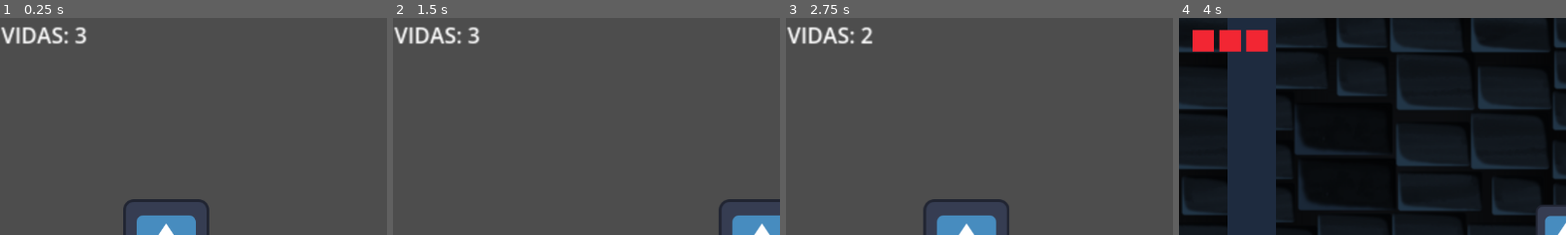
Above: before the commit, frames 1-4 (left to right).
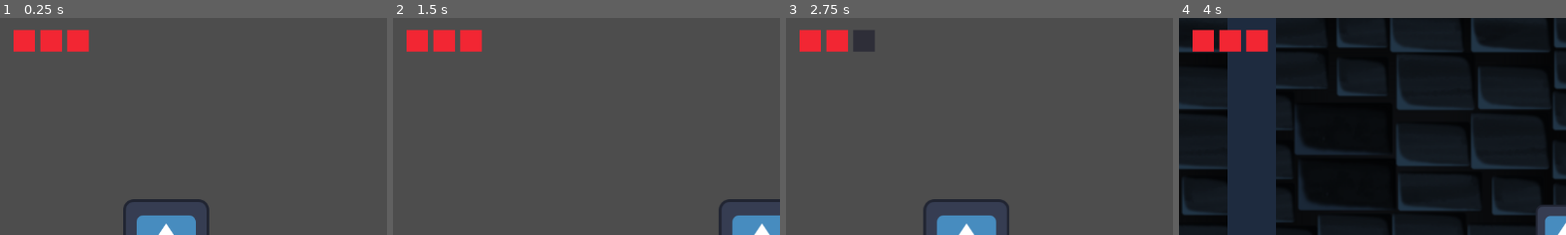
Above: after the commit, the same moments.

Repository: FelipeMessias2/SpaceKnight
Game: Godot game, scene res://cenaP.tscn
The game is run twice, just before and just after one commit, with the same random seed, the same clock (stepped at 60 frames per second) and the same inputs. The engine's default icon, where the game draws it, is replaced by a stand-in: a white triangle on a blue panel in a dark square.
Inputs:
- Up to frame 1 (0.25 s): no input
- Up to frame 2 (1.5 s): tap Enter (ui_accept) at 0.5, 0.77 s; hold Right (Direita) from 0.53 s (still down)
- Up to frame 3 (2.75 s): tap Enter (ui_accept) at 1.52, 2 s; release Right (Direita) at 2.03 s; hold A (Esquerda) from 2.03 s (still down)
- Up to frame 4 (4 s): release A (Esquerda) at 2.78 s; hold Right (Direita) from 2.78 s (still down); tap Enter (ui_accept) at 3.02, 3.77 s
The pictures show only the part of the screen within x 0-50%, y 0-50%; the shares and areas given below are measured in that part.

The runs differ from the first frame. In frame 1, 2.1% of the frame differs, in the area x 0-24%, y 4-16%; in frame 2, 2.1%; in frame 3, 2.0%; in frame 4, nothing differs.

Commit message:
Coração na nave e Fase 3(Correção)

Diff:
--- a/CenaNave.tscn
+++ b/CenaNave.tscn
@@ -7,27 +7,10 @@
 [ext_resource type="PackedScene" uid="uid://3ot1mi546sua" path="res://AsteroideCena.tscn" id="4_m3yir"]
 [ext_resource type="PackedScene" uid="uid://cciuii2705wnw" path="res://CenaTiroNave.tscn" id="5_oe2ed"]
 [ext_resource type="PackedScene" uid="uid://dopooayle3rxu" path="res://GameOver.tscn" id="7_aj3mx"]
+[ext_resource type="Script" uid="uid://b7bjwl061cyfl" path="res://hud_fase2.gd" id="8_j5bp8"]
 
 [sub_resource type="RectangleShape2D" id="RectangleShape2D_m3yir"]
 size = Vector2(104, 102)
-
-[sub_resource type="GDScript" id="GDScript_aj3mx"]
-script/source = "extends Label
-
-
-# Called when the node enters the scene tree for the first time.
-func _ready() -> void:
-	pass # Replace with function body.
-
-
-# Called every frame. 'delta' is the elapsed time since the previous frame.
-func _process(delta: float) -> void:
-	pass
-
-
-func _on_nave_tomou_dano() -> void:
-	pass # Replace with function body.
-"
 
 [sub_resource type="RectangleShape2D" id="RectangleShape2D_aj3mx"]
 size = Vector2(115.5, 1.0500022)
@@ -74,18 +57,6 @@
 [node name="Asteroide" parent="." unique_id=1568276614 instance=ExtResource("4_m3yir")]
 position = Vector2(1211, 123)
 
-[node name="CanvasLayer" type="CanvasLayer" parent="." unique_id=479818344]
-scale = Vector2(2, 2)
-transform = Transform2D(2, 0, 0, 2, 0, 0)
-
-[node name="Label" type="Label" parent="CanvasLayer" unique_id=1319159966]
-offset_left = 1.0
-offset_top = 0.5
-offset_right = 95.5
-offset_bottom = 23.5
-text = "VIDAS: 3"
-script = SubResource("GDScript_aj3mx")
-
 [node name="TimerAsteroide" type="Timer" parent="." unique_id=578733701]
 wait_time = 0.3
 autostart = true
@@ -124,6 +95,30 @@
 position = Vector2(730.25, 471.75)
 shape = SubResource("RectangleShape2D_wjai6")
 
+[node name="HUD" type="CanvasLayer" parent="." unique_id=375309398]
+script = ExtResource("8_j5bp8")
+
+[node name="Coracao1" type="ColorRect" parent="HUD" unique_id=1734789534]
+offset_left = 20.0
+offset_top = 18.0
+offset_right = 52.0
+offset_bottom = 50.0
+color = Color(0.95, 0.15, 0.2, 1)
+
+[node name="Coracao2" type="ColorRect" parent="HUD" unique_id=365297795]
+offset_left = 60.0
+offset_top = 18.0
+offset_right = 92.0
+offset_bottom = 50.0
+color = Color(0.95, 0.15, 0.2, 1)
+
+[node name="Coracao3" type="ColorRect" parent="HUD" unique_id=1646614633]
+offset_left = 100.0
+offset_top = 18.0
+offset_right = 132.0
+offset_bottom = 50.0
+color = Color(0.95, 0.15, 0.2, 1)
+
 [connection signal="tomouDano" from="Nave" to="." method="_on_nave_tomou_dano"]
 [connection signal="timeout" from="TimerAsteroide" to="." method="_on_timer_asteroide_timeout"]
 [connection signal="timeout" from="TimerFase" to="." method="_on_timer_fase_timeout"]
--- a/cena_nave.gd
+++ b/cena_nave.gd
@@ -11,8 +11,9 @@
 	pass
 
 
-func _on_nave_tomou_dano(vida) -> void:
-	$CanvasLayer/Label.text = "VIDAS: " + str(vida)
+#func _on_nave_tomou_dano(vida) -> void:
+#	$CanvasLayer/Label.text = "VIDAS: " + str(vida)
+
 
 
 func _on_timer_fase_timeout() -> void:#Responsável por fazer a fase da nave se encerrar depois de um período de tempo
--- a/character_body_2d_nave.gd
+++ b/character_body_2d_nave.gd
@@ -4,6 +4,7 @@
 const JUMP_VELOCITY = -400.0
 const TIRO_NAVE_CENA = preload("res://CenaTiroNave.tscn") #Carrega na memória a cena do tiro
 var vida = 3
+var vida_maxima = 3
 signal naveDestruida
 signal tomouDano
 #const ASTEROIDE = preload("res://AsteroideCena.tscn") Acho que não faz sentido
@@ -20,6 +21,8 @@
 	vida = vida -1
 	tomouDano.emit(vida)
 	print(vida)
+	_atualizar_hud()
+
 	if(vida<1):
 		naveDestruida.emit()#para juntar as duas fases depois
 		get_tree().change_scene_to_file("res://Fase2.tscn")
@@ -36,9 +39,12 @@
 		if objeto_atingido.has_method("explodir"): #Responsável por achar o método que destroi o asteroide.
 			objeto_atingido.explodir()
 			tomar_dano()
-
 		#var collision_point = collision_info.get_position()
 
+func _atualizar_hud():
+	var hud = get_tree().get_first_node_in_group("hud")
+	if hud:
+		hud.atualizar_hp(vida, vida_maxima)
 
 func atirar():
 	var tiro = TIRO_NAVE_CENA.instantiate()
--- /dev/null
+++ b/fase_3.tscn
@@ -0,0 +1,74 @@
+[gd_scene format=3 uid="uid://c5n131juxy0gf"]
+
+[ext_resource type="Script" uid="uid://b7bjwl061cyfl" path="res://hud_fase2.gd" id="1_y4i80"]
+[ext_resource type="PackedScene" path="res://Player.tscn" id="2_6tnni"]
+[ext_resource type="Texture2D" uid="uid://d0bj231hfbu4o" path="res://636c61619a79a42217e99cbd39334165.png" id="3_6tnni"]
+
+[sub_resource type="RectangleShape2D" id="RectangleShape2D_bemxe"]
+size = Vector2(1800, 40)
+
+[node name="Fase3" type="Node2D" unique_id=1376628086]
+
+[node name="Chao" type="StaticBody2D" parent="." unique_id=1050127965]
+position = Vector2(692, 619)
+metadata/_edit_group_ = true
+
+[node name="CollisionShape2D" type="CollisionShape2D" parent="Chao" unique_id=1539165389]
+shape = SubResource("RectangleShape2D_bemxe")
+
+[node name="Visual" type="Polygon2D" parent="Chao" unique_id=1561979775]
+color = Color(0.18039216, 0.25882354, 0.011764706, 1)
+polygon = PackedVector2Array(-900, -20, 900, -20, 900, 20, -900, 20)
+
+[node name="Topo" type="Polygon2D" parent="Chao" unique_id=1362575248]
+color = Color(0.18039216, 0.25882354, 0.011764706, 1)
+polygon = PackedVector2Array(-900, -20, 89.54779, -20, 900, -20, 900, -15, -900, -15)
+
+[node name="HUD" type="CanvasLayer" parent="." unique_id=663755150]
+script = ExtResource("1_y4i80")
+
+[node name="Coracao1" type="ColorRect" parent="HUD" unique_id=1409421573]
+offset_left = 20.0
+offset_top = 18.0
+offset_right = 52.0
+offset_bottom = 50.0
+color = Color(0.95, 0.15, 0.2, 1)
+
+[node name="Coracao2" type="ColorRect" parent="HUD" unique_id=1464122526]
+offset_left = 60.0
+offset_top = 18.0
+offset_right = 92.0
+offset_bottom = 50.0
+color = Color(0.95, 0.15, 0.2, 1)
+
+[node name="Coracao3" type="ColorRect" parent="HUD" unique_id=869313510]
+offset_left = 100.0
+offset_top = 18.0
+offset_right = 132.0
+offset_bottom = 50.0
+color = Color(0.95, 0.15, 0.2, 1)
+
+[node name="Player" parent="." unique_id=1937638919 instance=ExtResource("2_6tnni")]
+position = Vector2(45, 553)
+
+[node name="FundoParede" type="Sprite2D" parent="." unique_id=798303183]
+modulate = Color(0.42, 0.47, 0.56, 1)
+texture_repeat = 2
+position = Vector2(1691.0001, 1163)
+scale = Vector2(0.9511539, 1)
+region_enabled = true
+region_rect = Rect2(0, 0, 2600, 900)
+
+[node name="Arvore" type="Node2D" parent="." unique_id=2103336657]
+
+[node name="CollisionShape2D" type="CollisionShape2D" parent="Arvore" unique_id=1672101759]
+
+[node name="Sprite2D" type="Sprite2D" parent="Arvore" unique_id=2132048182]
+
+[node name="CanvasLayer" type="CanvasLayer" parent="." unique_id=1735910940]
+layer = -100
+
+[node name="Sprite2D" type="Sprite2D" parent="CanvasLayer" unique_id=822093403]
+position = Vector2(582, 321.99997)
+scale = Vector2(1.2114584, 1.3416665)
+texture = ExtResource("3_6tnni")
--- /dev/null
+++ b/fase_3.tscn-folding-b60c00f5a414f36ddca6350ed2027ab5.cfg
@@ -0,0 +1,5 @@
+[folding]
+
+node_unfolds=[NodePath("Chao"), PackedStringArray("Transform"), NodePath("Chao/Visual"), PackedStringArray("Data"), NodePath("Chao/Topo"), PackedStringArray("Data"), NodePath("HUD/Coracao1"), PackedStringArray("Layout"), NodePath("HUD/Coracao2"), PackedStringArray("Layout"), NodePath("HUD/Coracao3"), PackedStringArray("Layout"), NodePath("Player"), PackedStringArray("Transform"), NodePath("FundoParede"), PackedStringArray("Visibility", "Texture", "Transform", "Region"), NodePath("CanvasLayer"), PackedStringArray("Layer"), NodePath("CanvasLayer/Sprite2D"), PackedStringArray("Transform")]
+resource_unfolds=["res://fase_3.tscn::RectangleShape2D_bemxe", PackedStringArray("Resource")]
+nodes_folded=[]
Binary file added: 636c61619a79a42217e99cbd39334165.png
Not shown, added: 636c61619a79a42217e99cbd39334165.png.import
Not shown, added: alavanca.gd.uid
Not shown, added: hud_fase2.gd.uid
Not shown, added: inimigo.gd.uid
Not shown, added: player_fase2.gd.uid
Not shown, added: porta.gd.uid
Not shown, added: vitoria.gd.uid
Not shown, added: zona_saida.gd.uid
